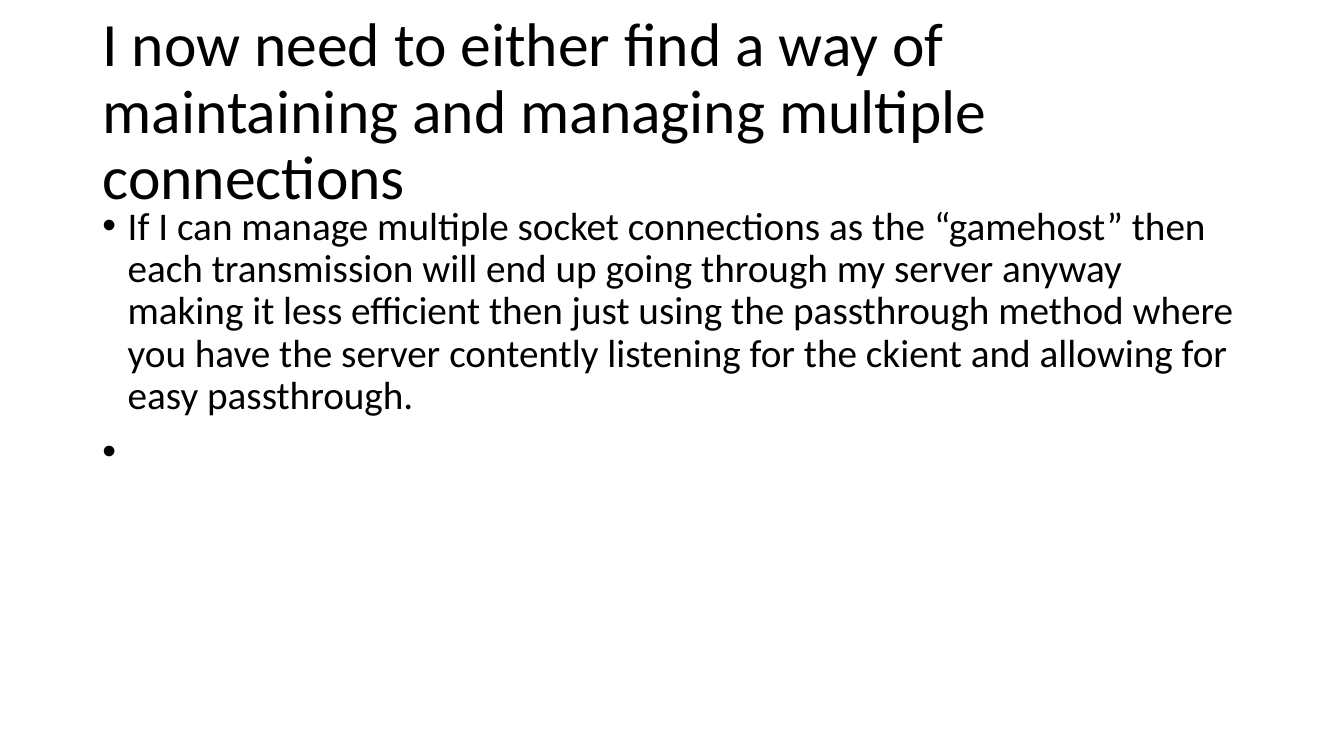
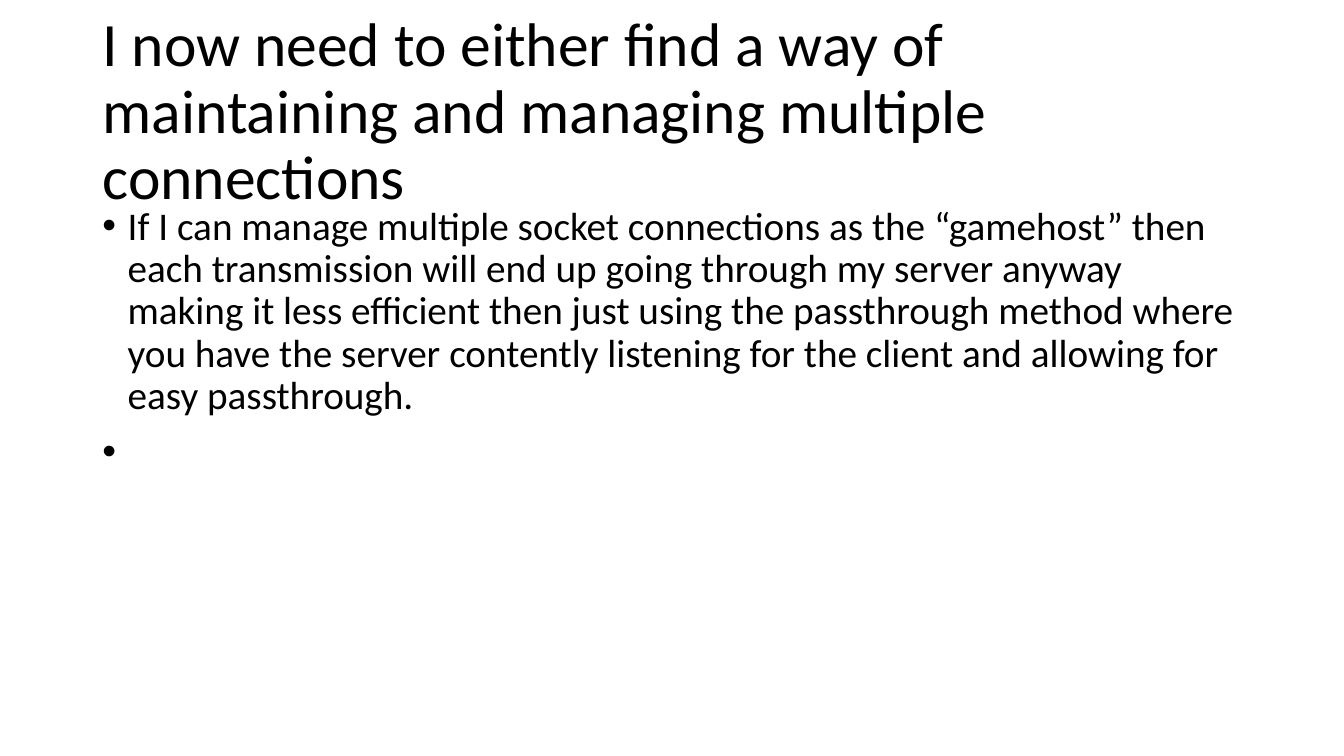
Before and after one commit to curtben1/actualCoursework, a slide deck: slide 19 of dev log.pptx. Drawn at 1344x756 pixels with LibreOffice and Linux fonts; fonts in the diff are those of the drawing. Boxes give left, top, right and bottom in pixels: in the first picture for what was removed or moved away, otherwise in the second. Text is boxed around its words. In the diff, an @@ line names an element or a change of style, - is before the commit and + after.

```diff
--- a/dev log.pptx
+++ b/dev log.pptx
@@ text at (128, 212, 1234, 416): text changed @@
-• If I can manage multiple socket connections as the “gamehost” then each transmission will end up going through my server anyway making it less efficient then just using the passthrough method where you have the server contently listening for the ckient and allowing for easy passthrough.
+• If I can manage multiple socket connections as the “gamehost” then each transmission will end up going through my server anyway making it less efficient then just using the passthrough method where you have the server contently listening for the client and allowing for easy passthrough.
```
